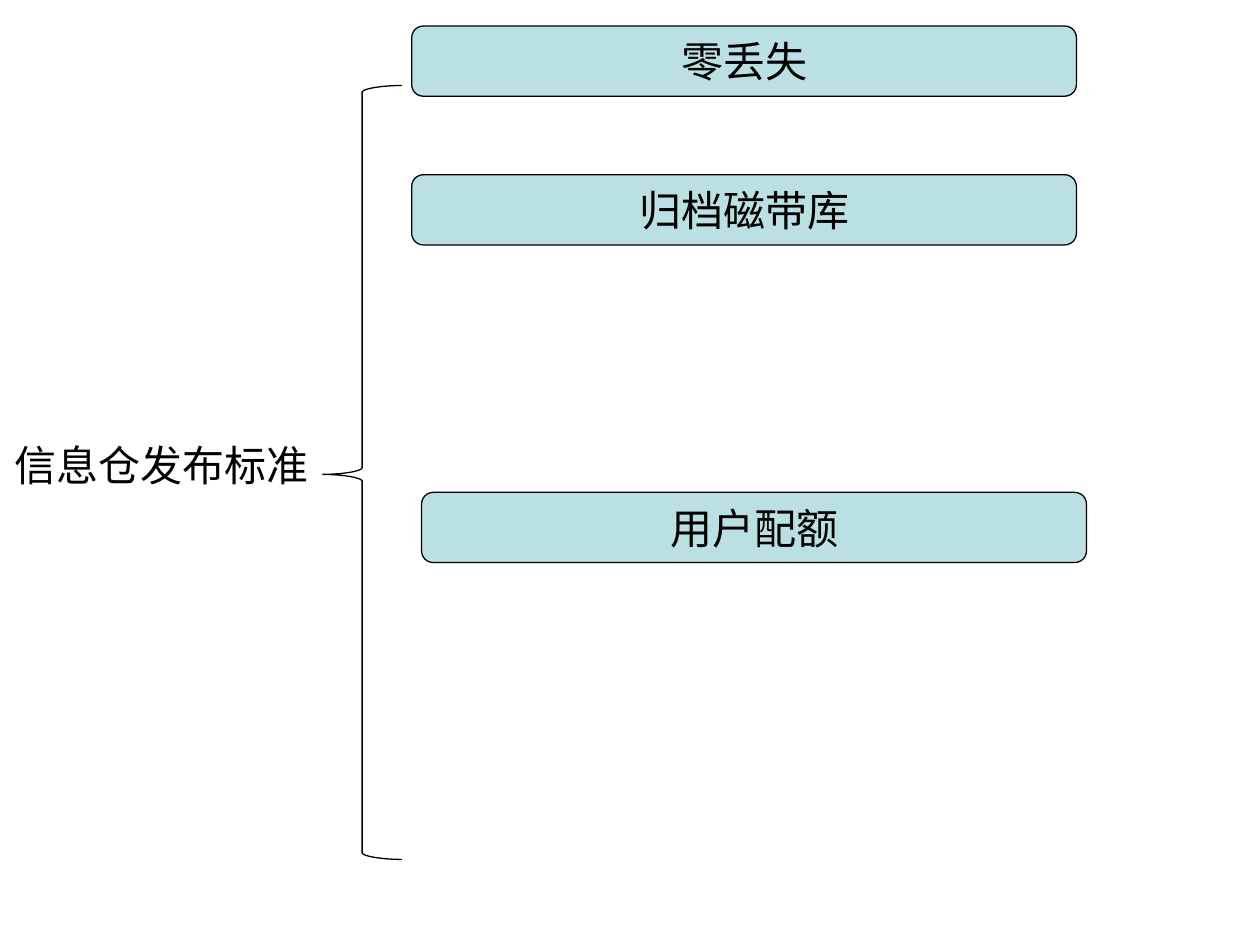
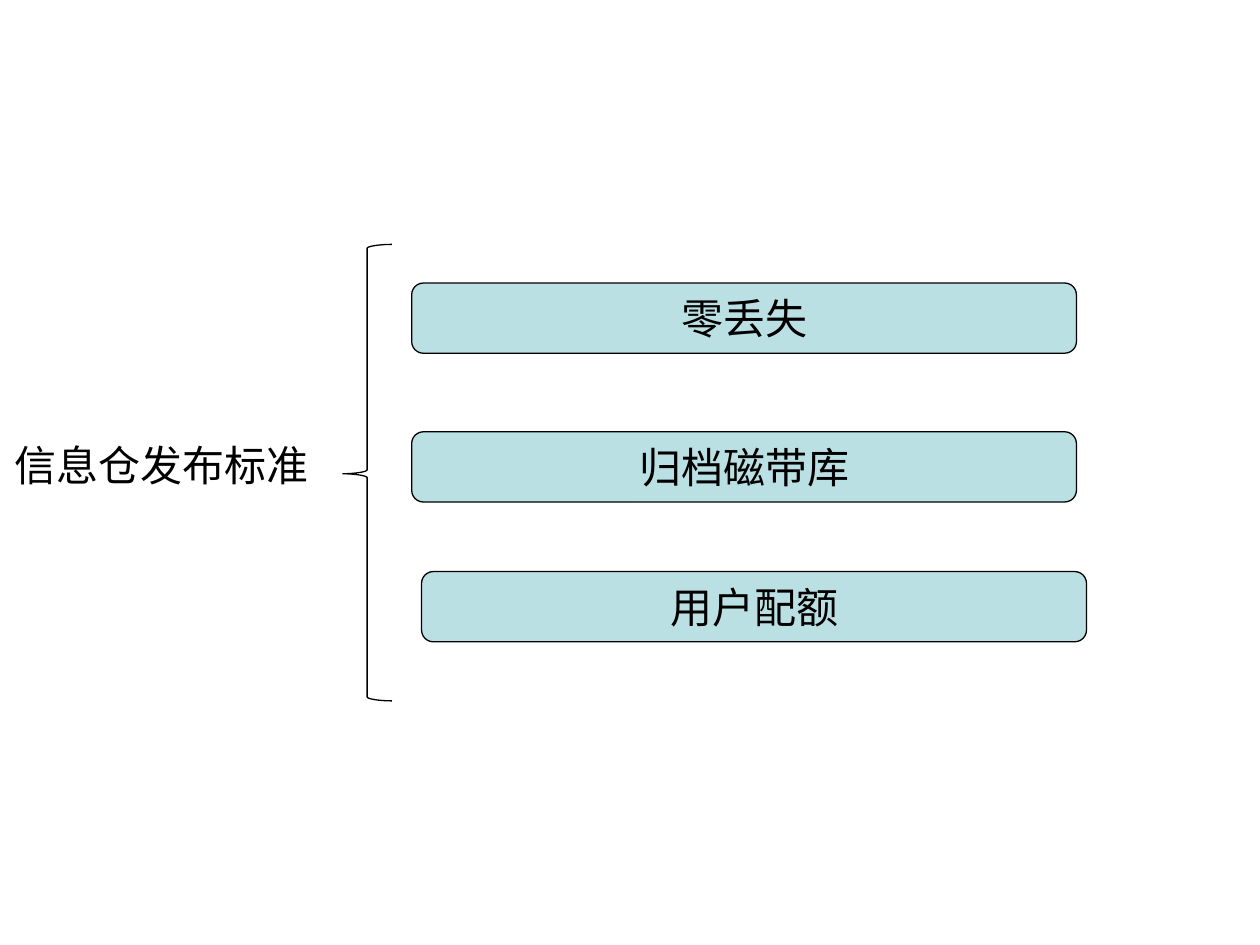
Before and after one commit to irene1990/Teamleader, a slide deck: slide 26 of PPT/Training/release process.ppt (slide 22 before the commit). Drawn at 1260x945 pixels with LibreOffice and Linux fonts; fonts in the diff are those of the drawing. Boxes give left, top, right and bottom in pixels: in the first picture for what was removed or moved away, otherwise in the second. Text is boxed around its words. In the diff, an @@ line names an element or a change of style, - is before the commit and + after.

Commit message:
add3
add3

```diff
--- a/PPT/Training/release process.ppt
+++ b/PPT/Training/release process.ppt
@@ freeform shape: place and size @@
-freeform shape at bbox=[323, 86, 402, 859]
+freeform shape at bbox=[343, 244, 392, 701]
@@ rounded rectangle "零丢失": place and size @@
-rounded rectangle "零丢失" at bbox=[412, 26, 1077, 97]
+rounded rectangle "零丢失" at bbox=[412, 284, 1077, 354]
@@ rounded rectangle "归档磁带库": place and size @@
-rounded rectangle "归档磁带库" at bbox=[412, 175, 1077, 246]
+rounded rectangle "归档磁带库" at bbox=[412, 432, 1077, 503]
@@ rounded rectangle "用户配额": place and size @@
-rounded rectangle "用户配额" at bbox=[422, 493, 1087, 563]
+rounded rectangle "用户配额" at bbox=[422, 572, 1087, 643]
```
Also in this commit, not shown: 1 other slide changed, 8 slides added, 2 slides removed.
